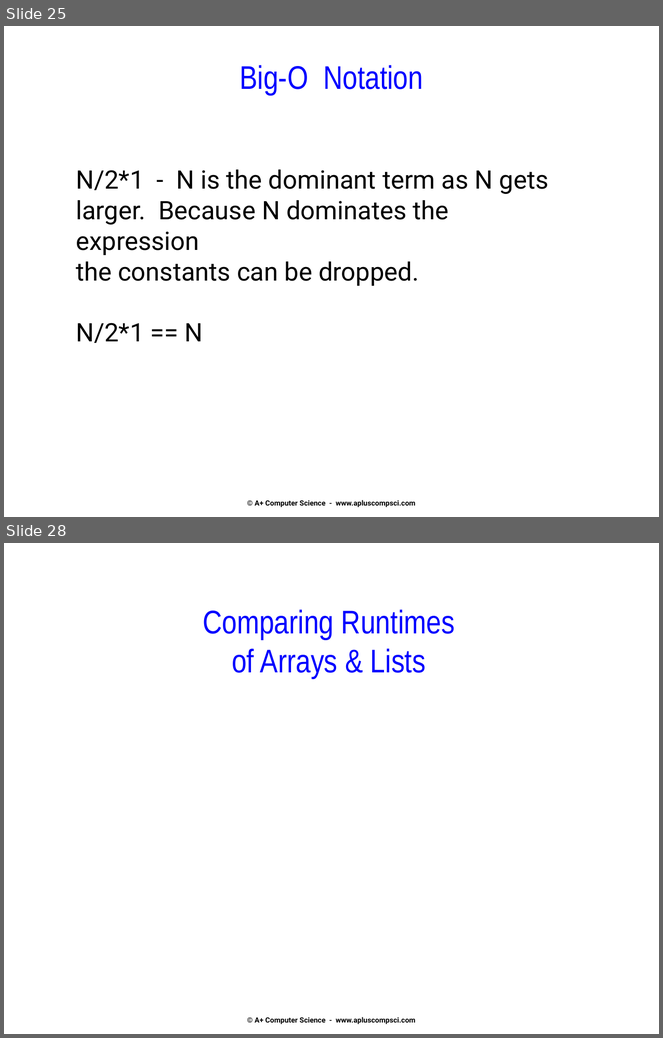
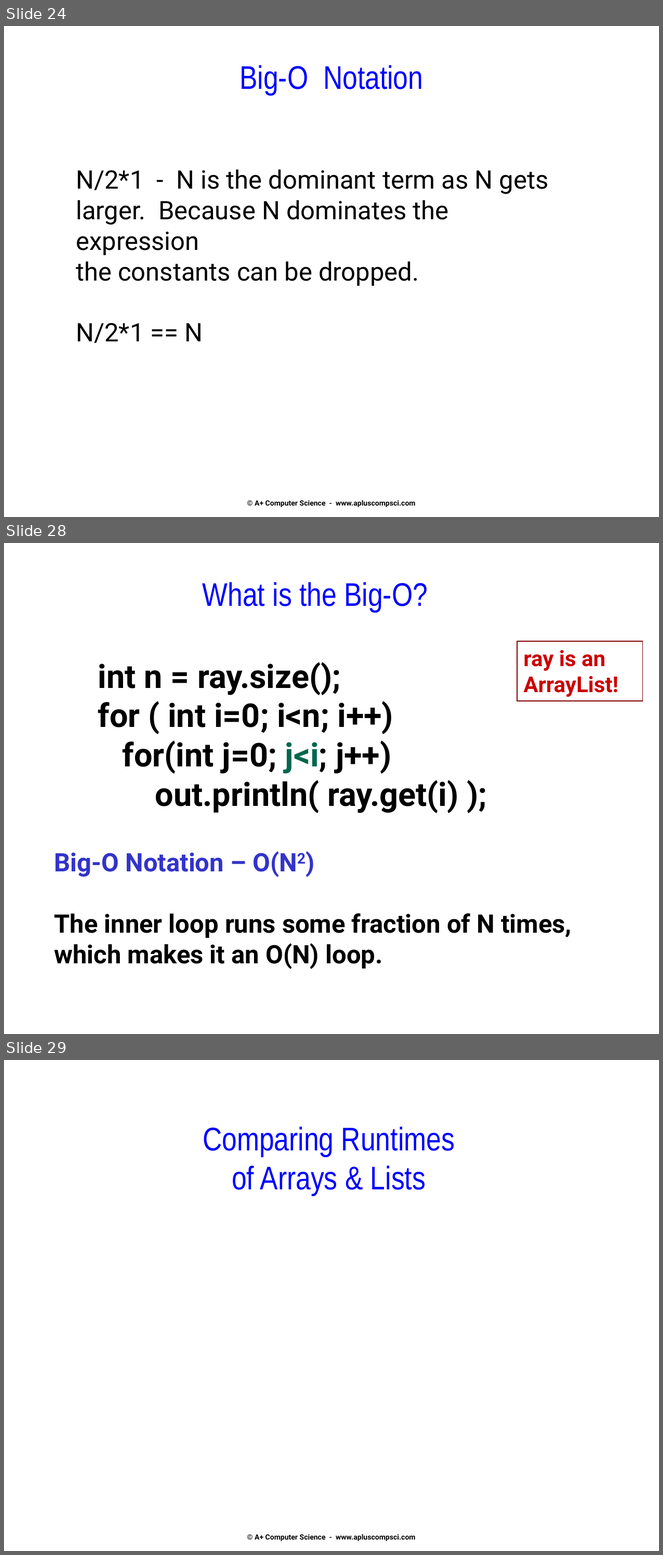
Before and after one commit to Cy-FairCS/cs3, a slide deck: u02b_bigO/notes/Big-O - Intro and Lists.pptx. Shown one above the other, each under a label of ours: slides 25 and 28 before the commit, slides 24, 28 and 29 after it; the slides between them are not shown. The pictures are 663x1038 and 663x1555 pixels, drawn with LibreOffice and Linux fonts; fonts in the diff are those of the drawing. Boxes give left, top, right and bottom in pixels: in the first picture for what was removed or moved away, otherwise in the second. Text is boxed around its words. In the diff, an @@ line names an element or a change of style, - is before the commit and + after.

```diff
--- a/u02b_bigO/notes/Big-O - Intro and Lists.pptx
+++ b/u02b_bigO/notes/Big-O - Intro and Lists.pptx
@@ slide 28 added at box(4, 543, 659, 1034), background #FFFFFF @@
@@ text added at box(203, 582, 428, 612), 36 pt, text #0000FF @@
+What is the Big-O?
@@ rectangle added at box(517, 641, 643, 701), outline #800000 1 pt, 24 pt, text #CC0000, bold @@
+ray is an ArrayList!
@@ text added at box(98, 662, 458, 813), 36 pt, text #000000, bold @@
+int n = ray.size();
+for ( int i=0; i<n; i++)
+for(int j=0; j<i; j++)
+out.println( ray.get(i) );
@@ text added at box(54, 851, 571, 969), 28 pt, text #000000, bold @@
+Big-O Notation – O(N2)
+The inner loop runs some fraction of N times, which makes it an O(N) loop.
@@ what was slide 25 is now slide 24 @@
@@ what was slide 28 is now slide 29 @@
```
Also in this commit, not shown: 8 slides changed, 5 other slides added, 6 slides removed.
